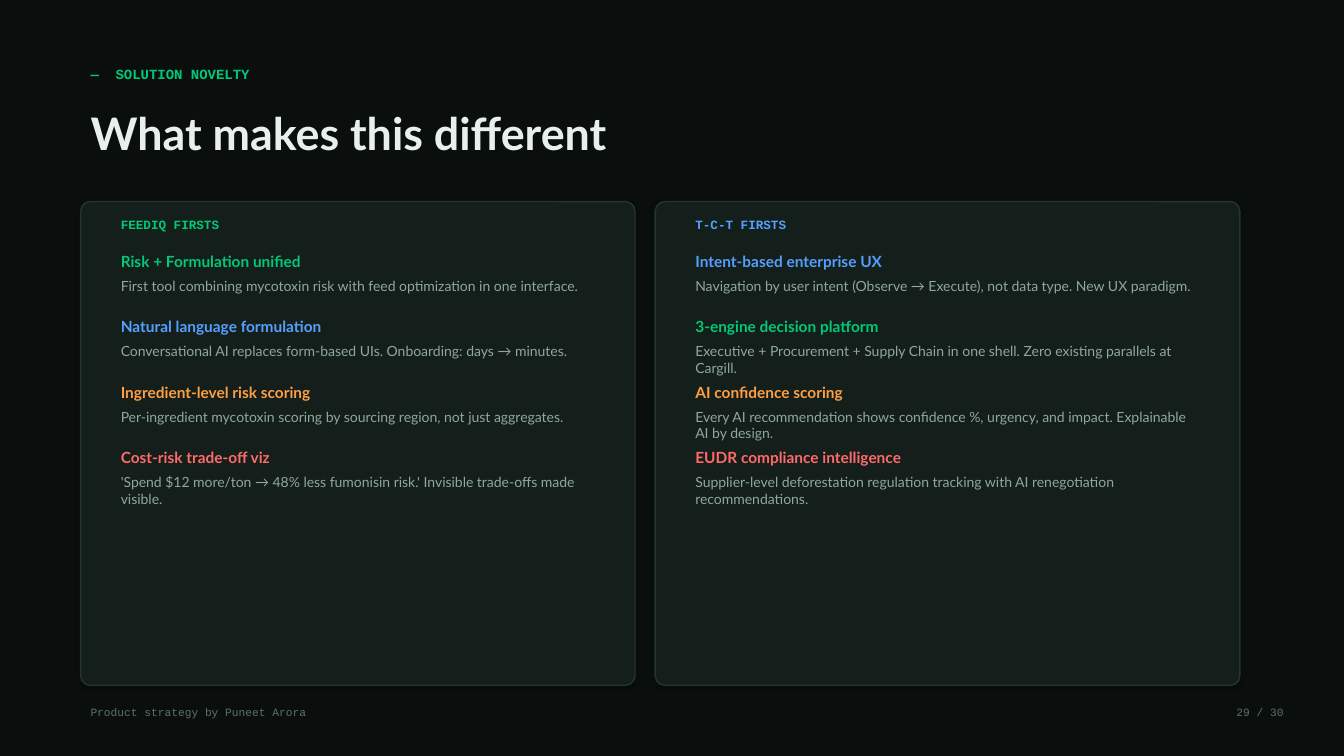
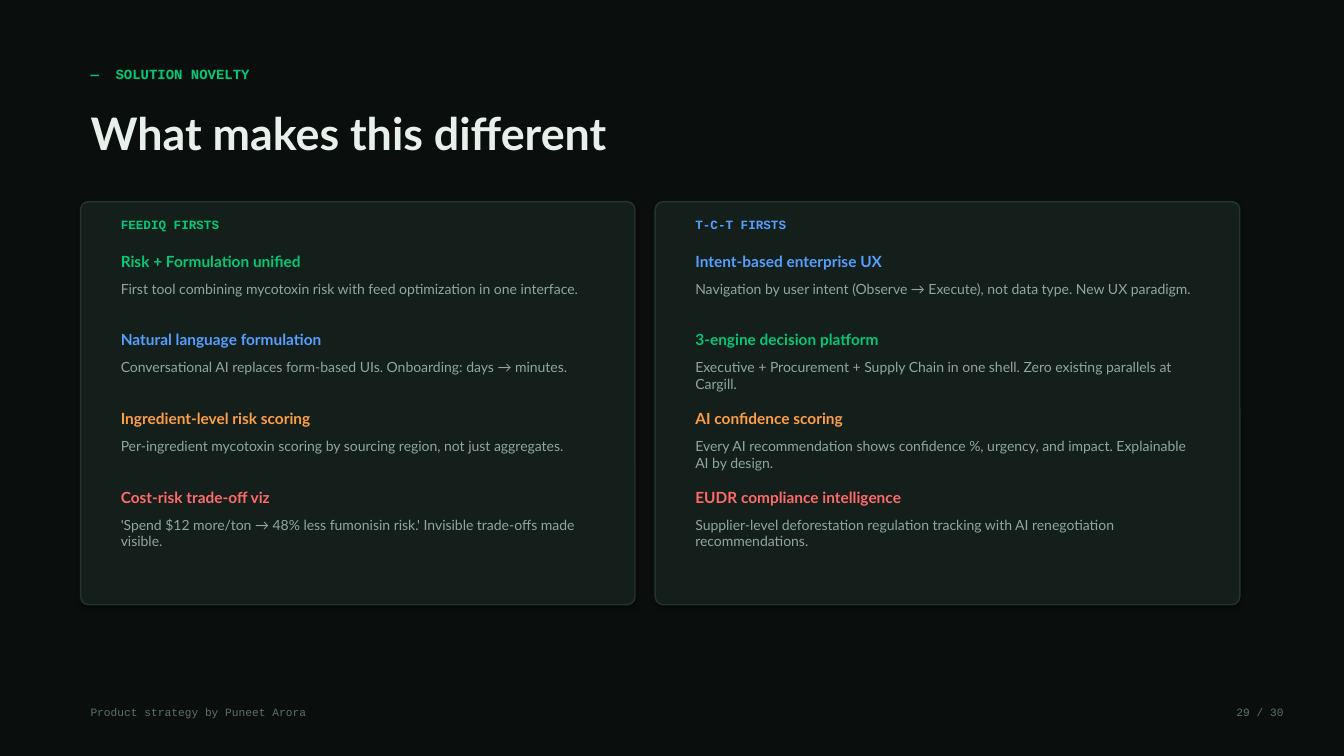
Before and after one commit to puneetindeelhi940/portfolio, a slide deck: slide 29 of FeedIQ-TCT-Case-Study-Puneet-Arora.pptx. Drawn at 1344x756 pixels with LibreOffice and Linux fonts; fonts in the diff are those of the drawing. Boxes give left, top, right and bottom in pixels: in the first picture for what was removed or moved away, otherwise in the second. Text is boxed around its words. In the diff, an @@ line names an element or a change of style, - is before the commit and + after.

```diff
--- a/FeedIQ-TCT-Case-Study-Puneet-Arora.pptx
+++ b/FeedIQ-TCT-Case-Study-Puneet-Arora.pptx
@@ rounded rectangle: place and size @@
-rounded rectangle at box(81, 202, 635, 686)
+rounded rectangle at box(81, 202, 635, 605)
@@ rounded rectangle: place and size @@
-rounded rectangle at box(655, 202, 1240, 686)
+rounded rectangle at box(655, 202, 1240, 605)
@@ text "Natural language formulation": place and size @@
-text "Natural language formulation" at box(121, 320, 322, 335)
+text "Natural language formulation" at box(121, 333, 322, 348)
@@ text "3-engine decision platform": place and size @@
-text "3-engine decision platform" at box(695, 320, 878, 335)
+text "3-engine decision platform" at box(695, 333, 878, 348)
@@ text "Conversational AI replaces form-based UIs. ...": place and size @@
-text "Conversational AI replaces form-based UIs. ..." at box(121, 345, 567, 359)
+text "Conversational AI replaces form-based UIs. ..." at box(121, 361, 567, 375)
@@ text "Executive + Procurement + Supply ...": place and size @@
-text "Executive + Procurement + Supply ..." at box(695, 345, 1172, 376)
+text "Executive + Procurement + Supply ..." at box(695, 361, 1172, 392)
@@ text "Ingredient-level risk scoring": place and size @@
-text "Ingredient-level risk scoring" at box(121, 386, 310, 401)
+text "Ingredient-level risk scoring" at box(121, 412, 310, 427)
@@ text "AI confidence scoring": place and size @@
-text "AI confidence scoring" at box(695, 386, 842, 401)
+text "AI confidence scoring" at box(695, 412, 842, 427)
@@ text "Per-ingredient mycotoxin scoring by sourcing ...": place and size @@
-text "Per-ingredient mycotoxin scoring by sourcing ..." at box(121, 411, 563, 425)
+text "Per-ingredient mycotoxin scoring by sourcing ..." at box(121, 440, 563, 454)
@@ text "Every AI recommendation shows confidence ...": place and size @@
-text "Every AI recommendation shows confidence ..." at box(695, 412, 1186, 441)
+text "Every AI recommendation shows confidence ..." at box(695, 441, 1186, 471)
@@ text "Cost-risk trade-off viz": place and size @@
-text "Cost-risk trade-off viz" at box(121, 451, 270, 463)
+text "Cost-risk trade-off viz" at box(121, 491, 270, 503)
@@ text "EUDR compliance intelligence": place and size @@
-text "EUDR compliance intelligence" at box(695, 451, 901, 466)
+text "EUDR compliance intelligence" at box(695, 491, 901, 506)
@@ text "'Spend $12 more/ton → 48% ...": place and size @@
-text "'Spend $12 more/ton → 48% ..." at box(121, 476, 575, 504)
+text "'Spend $12 more/ton → 48% ..." at box(121, 519, 575, 546)
@@ text "Supplier-level deforestation regulation tracking with ...": place and size @@
-text "Supplier-level deforestation regulation tracking with ..." at box(695, 476, 1114, 504)
+text "Supplier-level deforestation regulation tracking with ..." at box(695, 519, 1114, 546)
```
Also in this commit, not shown: 23 other slides changed, 3 other files.
